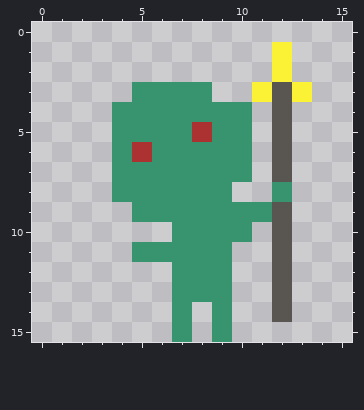
One commit to this pixel-art sprite: game/magitower/content/image/enemy.png. The picture above was drawn from the file before the commit.
The file is 16x16 pixels.
The same view after the edit:
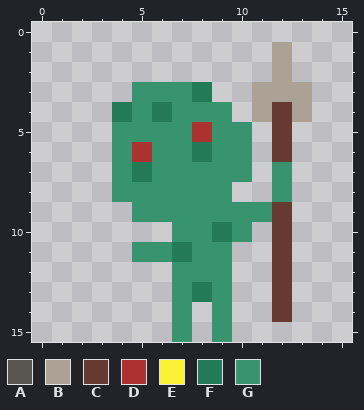
Palette (. is transparent): A #595652  B #aba295  C #663931  D #ac3232  E #fbf236  F #227a56  G #37946e
What changed:
Colour B now appears in row 4 at x 11 and 13.
The author changed colour A to colour B in row 3 at x 12.
The author changed colour E to colour B in rows 1 to 2 at x 12; in row 3 at x 11 and 13.
The author changed colour A to colour C in rows 4 to 6 at x 12; in rows 9 to 14 at x 12.
The author changed colour G to colour F in row 3 at x 8; in row 4 at x 4 and 6; in row 6 at x 8; in row 7 at x 5; in row 10 at x 9; in row 11 at x 7.
The author changed colour G to colour F in row 13 at x 8.
The author changed colour A to colour G in row 7 at x 12.
Colour G is gone in row 4 at x 10.
Changed places in both pictures, as pixel boxes (x1, y1, x2, y2):
changed: (112, 42, 312, 322)
